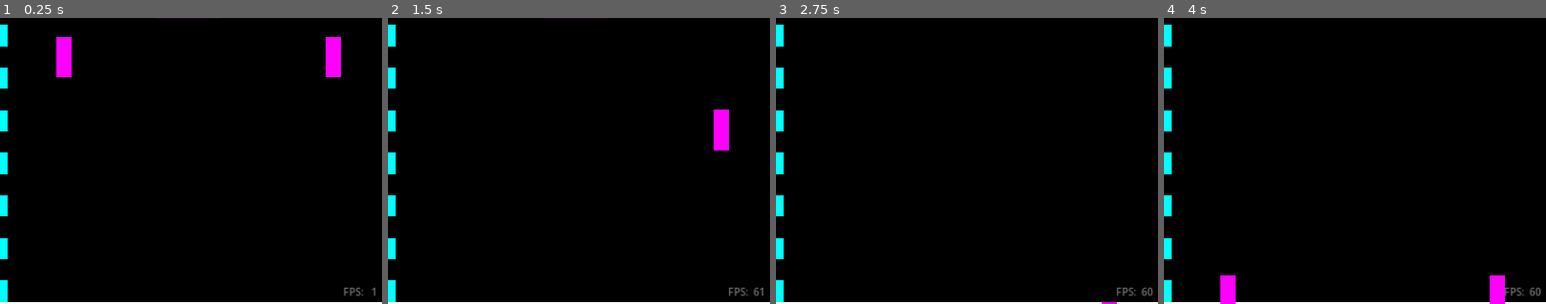
Above: before the commit, frames 1-4 (left to right).
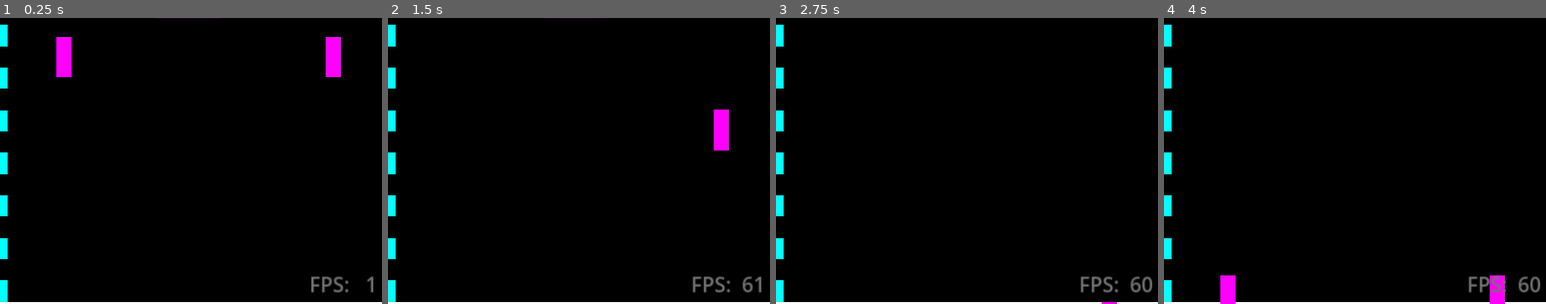
Above: after the commit, the same moments.

Repository: joshuafolkken/pong
Game: Godot game, scene res://scenes/main.tscn
The game is run twice, just before and just after one commit, with the same random seed, the same clock (stepped at 60 frames per second) and the same inputs. Sound files missing from this copy of the repository are replaced by a short silence.
Inputs (mouse positions are % of the whole screen's width and height, from its top left):
- Up to frame 1 (0.25 s): no input
- Up to frame 2 (1.5 s): click (50, 4) at 0.5 s; tap Enter (game_start) at 1.25 s; move the mouse to (72, 45) at 1.27 s; hold Down (right_move_down) from 1.28 s (still down); hold Space (game_mode) from 1.28 s (still down); click (72, 45) at 1.42 s
- Up to frame 3 (2.75 s): release Down (right_move_down) at 2 s; release Space (game_mode) at 2 s; drag from (30, 55) to (45, 70) at 2.02 s
- Up to frame 4 (4 s): move the mouse to (60, 28) at 2.77 s; hold Down (right_move_down) 2.78-3.5 s; hold Space (game_mode) 2.78-3.5 s; drag from (45, 70) to (20, 35) at 3.52 s
The pictures show only the part of the screen within x 50-100%, y 43-93%; the shares and areas given below are measured in that part.

The runs differ from the first frame. In frame 1, 0.4% of the frame differs, in the area x 81-99%, y 90-98%; in frame 2, 0.5%; in frame 3, 0.6%; in frame 4, 0.6%, in the area x 79-99%, y 90-98%.

Commit message:
Display FPS #78

Diff:
--- a/scenes/main.tscn
+++ b/scenes/main.tscn
@@ -114,6 +114,6 @@
 grow_horizontal = 0
 grow_vertical = 0
 theme_override_colors/font_color = Color(0.450648, 0.450648, 0.450648, 1)
-text = "120.0
-"
+theme_override_font_sizes/font_size = 32
+text = "120.0"
 horizontal_alignment = 2
